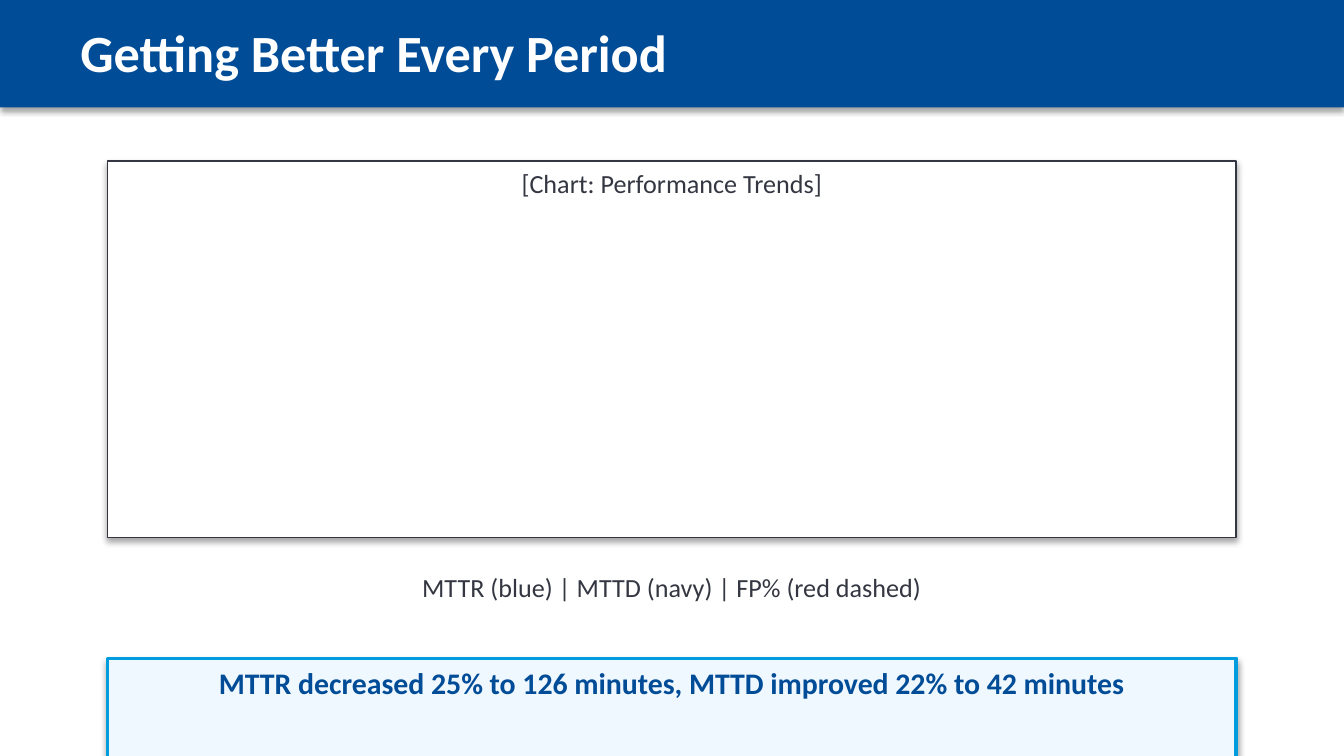
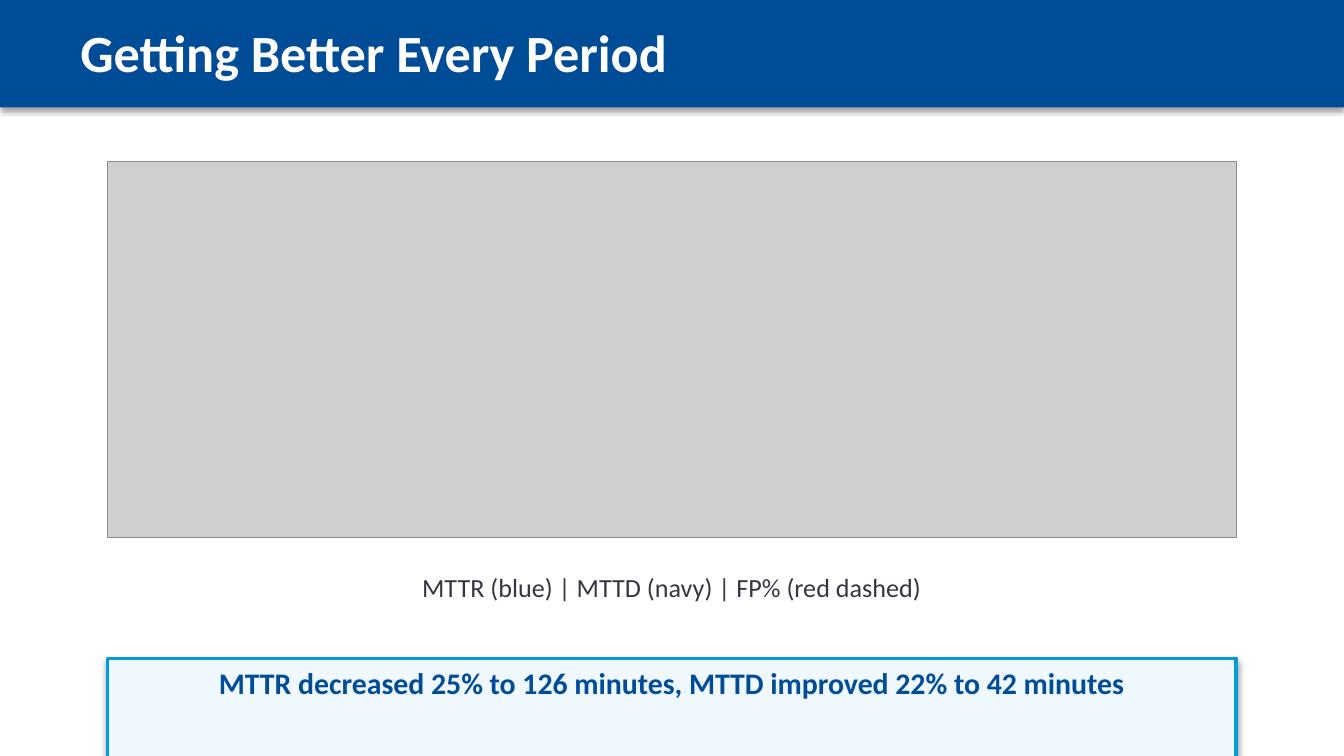
Before and after one commit to peregr956/Escalation-Details-Report, a slide deck: slide 7 of output/escalation_report_2025-12-19.pptx. Drawn at 1344x756 pixels with LibreOffice and Linux fonts; fonts in the diff are those of the drawing; grey boxes stand for pictures. Boxes give left, top, right and bottom in pixels: in the first picture for what was removed or moved away, otherwise in the second. Text is boxed around its words. In the diff, an @@ line names an element or a change of style, - is before the commit and + after.

Commit message:
Remove the PowerPoint generation guide and enhance image insertion logic in the presentation generator to preserve aspect ratio. Update logging for better clarity on image dimensions during insertion.

```diff
--- a/output/escalation_report_2025-12-19.pptx
+++ b/output/escalation_report_2025-12-19.pptx
@@ rectangle removed at bbox=[108, 161, 1236, 538] @@
-[Chart: Performance Trends]
@@ picture added at bbox=[108, 161, 1236, 538] @@
```
Also in this commit, not shown: 2 other slides changed, 3 other files.
